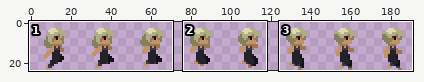
A sprite sheet gets an edit: OneInTheChamber/Assets/Artwork/Player/PlayerJump.png. The first picture is a wide view before the edit; the outline marks the close-up.
Close-up. Earlier state:
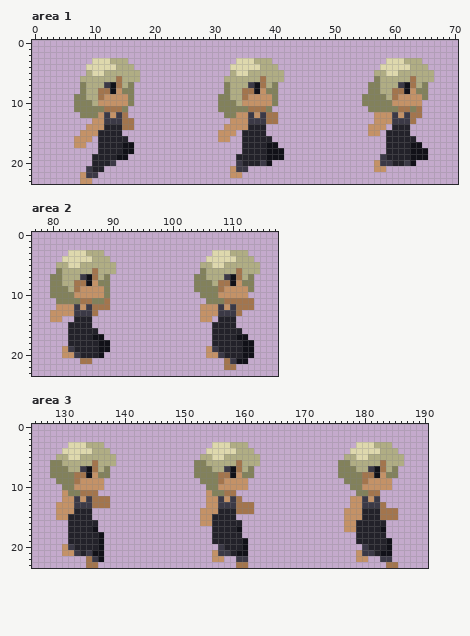
The file is 192x24 pixels. Shown: area 1: x 0..70, y 0..23; area 2: x 77..117, y 0..23; area 3: x 125..190, y 0..23. The wide view leaves out empty margins.
New version:
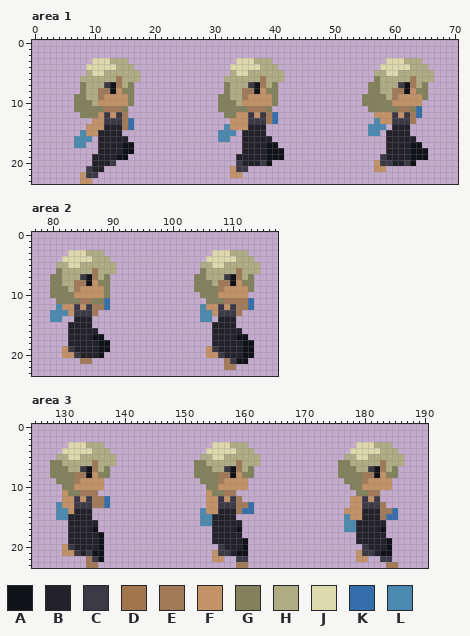
Palette (. is transparent): A #111118  B #23222a  C #3b3946  D #a3754d  E #a27a57  F #c49267  G #82815b  H #b0ad84  J #ded8ad  K #356fab  L #4a89b0
The exact change:
--- area 1
@@ x 0..70 @@
  5 .........HJJHHHHHH...............HJJHHHHHH...............HHJJHHHHHH....
- 6 ........HHHHHHDHHH..............HHHHHHDHHH...............GHHHHHDHHH....
- 7 ........GHHHCADHG...............GHHHCADHG...............GGHHHCADHG.....
- 8 ........GHHDDAFGG...............GHHDDAFGG...............GGHHDDAFGG.....
- 9 .......GGHHDFFFFG..............GGHHDFFFFG..............GGGGHDFFFFG.....
+ 6 ........HHHHHHEHHH..............HHHHHHEHHH...............GHHHHHEHHH....
+ 7 ........GHHHCAEHG...............GHHHCAEHG...............GGHHHCAEHG.....
+ 8 ........GHHEEAFGG...............GHHEEAFGG...............GGHHEEAFGG.....
+ 9 .......GGHHEFFFFG..............GGHHEFFFFG..............GGGGHEFFFFG.....
 10 .......GGGHFFFFFG..............GGGHFFFFFG..............GGGGGFFFFF......
-11 .......GGGGGDDDG...............GGGGGDDDG................GGGGGDDGD......
-12 ........GGGFCFCD................GGFFCFCDD................FFFCFCDD......
-13 ..........FFCCCDD................FFFCCCDD................FFFCCCD.......
-14 .........FFFBBBDD...............FFFFBBB.................FFF.BBB........
-15 ........FFFBBBB................FFF.BBBB.................FF.BBBB........
-16 .......FFF.BBBBB...............FF..BBBBB...................BBBBB.......
-17 .......FF..BBBBAA..................BBBBAA..................BBBBAA......
+11 .......GGGGGEEEG...............GGGGGEEEG................GGGGGEEGK......
+12 ........GGGFCFCE................GGFFCFCEK................FFFCFCEK......
+13 ..........FFCCCEK................FFFCCCEK................LFFCCCE.......
+14 .........FFFBBBEK...............LFFFBBB.................LLL.BBB........
+15 ........LFFBBBB................LLL.BBBB.................LL.BBBB........
+16 .......LLL.BBBBB...............LL..BBBBB...................BBBBB.......
+17 .......LL..BBBBAA..................BBBBAA..................BBBBAA......
 18 ...........BBBBAA..................BBBBAAA.................BBBBAAA.....
--- area 2
@@ x 77..117 @@
  5 ....HHJJHHHHHH..............HHJJHHHHHH...
- 6 ....GHHHHHDHHH..............GHHHHHDHHH...
- 7 ...GGHHHCADHG..............GGHHHCADHG....
- 8 ...GGHHDDAFGG..............GGGHDDAFGG....
- 9 ...GGGHDFFFFG..............GGGGDFFFFG....
+ 6 ....GHHHHHEHHH..............GHHHHHEHHH...
+ 7 ...GGHHHCAEHG..............GGHHHCAEHG....
+ 8 ...GGHHEEAFGG..............GGGHEEAFGG....
+ 9 ...GGGHEFFFFG..............GGGGEFFFFG....
 10 ...GGGGFFFFFG...............GGGFFFFF.....
-11 ....GGGGDDGGD................GGGDDDDD....
-12 ....FFFCFCDDD...............FFFCFCDDD....
-13 ...FFFFCCCD.................FFFCCCD......
-14 ...FF..BBB..................FF.BBB.......
+11 ....GGGGEEGGK................GGGEEEEK....
+12 ....LFFCFCEEK...............LFFCFCEEK....
+13 ...LLLFCCCE.................LLFCCCE......
+14 ...LL..BBB..................LL.BBB.......
 15 ......BBBB....................BBBB.......
@@ x 77..117 @@
 20 .....FFCBBBA.................FFCBBBAA....
-21 ........DD......................DCAA.....
-22 ................................DD.......
+21 ........EE......................ECAA.....
+22 ................................EE.......
 23 .........................................
--- area 3
@@ x 125..190 @@
  5 ....HHJJHHHHHH..............HHJJHHHHHH..............HHJJHHHHHH....
- 6 ...GGHHHHHDHHH.............GGHHHHHDHHH.............GGHHHHHDHHH....
- 7 ...GGGHHCADHG..............GGGHHCADHG..............GGGHHCADHG.....
- 8 ...GGGGDDAFGG..............GGGGDDAFGG..............GGGGDDAFGG.....
- 9 ....GGGDFFFF................GGGDFFFF................GGGDFFFF......
+ 6 ...GGHHHHHEHHH.............GGHHHHHEHHH.............GGHHHHHEHHH....
+ 7 ...GGGHHCAEHG..............GGGHHCAEHG..............GGGHHCAEHG.....
+ 8 ...GGGGEEAFGG..............GGGGEEAFGG..............GGGGEEAFGG.....
+ 9 ....GGGEFFFF................GGGEFFFF................GGGEFFFF......
 10 .....GGFFFFF.................GGFFFFF.................GGFFFFF......
-11 .....FGGDDD..................FGGDD....................GGDD........
-12 .....FFCFCDDD................FFCFCD..................FFCFC........
-13 ....FFFCCCDDD................FFCCCDDD................FFCCCD.......
-14 ....FFFBBB..................FFFBBBDDD...............FFFBBBDDD.....
-15 ....FFBBBB..................FFBBBB..................FFFBBBDDD.....
-16 ......BBBBB.................FFBBBBB.................FFBBBBB.......
-17 ......BBBBA...................BBBBA.................FFBBBBA.......
+11 .....FGGEEE..................FGGEE....................GGEE........
+12 .....FFCFCEEK................FFCFCE..................FFCFC........
+13 ....LFFCCCEEK................FFCCCEEK................FFCCCE.......
+14 ....LLFBBB..................LFFBBBEKK...............FFFBBBEEK.....
+15 ....LLBBBB..................LLBBBB..................LFFBBBEKK.....
+16 ......BBBBB.................LLBBBBB.................LLBBBBB.......
+17 ......BBBBA...................BBBBA.................LLBBBBA.......
 18 ......BBBBBA..................BBBBB...................BBBBB.......
@@ x 125..190 @@
 21 .....FFCBCAA..................FCCBAA..................FCCBAA......
-22 .........DCA..................FF..CC..................FF..CC......
-23 .........DD.......................DD.......................DD.....
+22 .........ECA..................FF..CC..................FF..CC......
+23 .........EE.......................EE.......................EE.....
